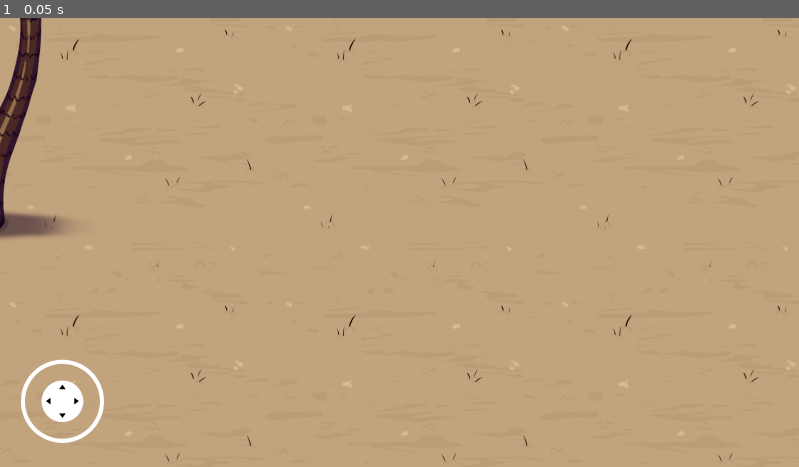
Above: before the commit, frame 1.
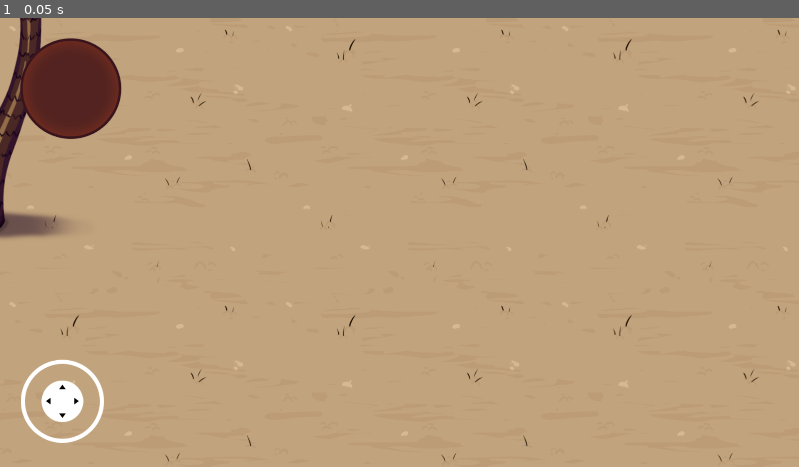
Above: after the commit, the same moment.

Repository: ezhor/Sevijam-4
Game: Godot game, scene res://Scenes/main.tscn
The game is run twice, just before and just after one commit, with the same random seed, the same clock (stepped at 60 frames per second) and the same inputs.
Inputs:
- Up to frame 1 (0.05 s): no input

The runs differ from the first frame. In frame 1, 2.2% of the frame differs, in the area x 2-16%, y 4-27%.

Commit message:
Working map

Diff:
--- /dev/null
+++ b/Scenes/UI/map_icon.tscn
@@ -0,0 +1,10 @@
+[gd_scene load_steps=3 format=3 uid="uid://b66u1uvcq6wc6"]
+
+[ext_resource type="Texture2D" uid="uid://dn3po8nsxy76n" path="res://Sprites/UI/people.png" id="1_tv8kb"]
+[ext_resource type="Script" uid="uid://dvh0yo2am6cot" path="res://Scripts/UI/MapIcon.gd" id="2_6n00y"]
+
+[node name="MapIcon" type="Sprite2D" node_paths=PackedStringArray("sprite")]
+texture = ExtResource("1_tv8kb")
+script = ExtResource("2_6n00y")
+sprite = NodePath(".")
+prefix = "enemy"
--- a/Scenes/main.tscn
+++ b/Scenes/main.tscn
@@ -1,10 +1,13 @@
-[gd_scene load_steps=8 format=4 uid="uid://dqjpsb701d25l"]
+[gd_scene load_steps=11 format=4 uid="uid://dqjpsb701d25l"]
 
 [ext_resource type="Script" uid="uid://mm3y2dhwin1m" path="res://Scripts/EnemiesManager.gd" id="1_jjgbg"]
 [ext_resource type="PackedScene" uid="uid://dkr0hu74buj3x" path="res://Scenes/objects/enemy.tscn" id="2_bo1nx"]
 [ext_resource type="Texture2D" uid="uid://l7h7b5k0xhon" path="res://Sprites/Enviroment/pelo0033.png" id="2_jjvhh"]
 [ext_resource type="Texture2D" uid="uid://0ajpro2yct2k" path="res://Sprites/Enviroment/tile_pelo_1.png" id="3_8gbba"]
 [ext_resource type="PackedScene" uid="uid://dmr0fcamx7t56" path="res://addons/virtual_joystick/virtual_joystick_scene.tscn" id="5_kry3j"]
+[ext_resource type="Texture2D" uid="uid://bgrv5wypxll5r" path="res://Sprites/UI/map-base.png" id="6_21xkr"]
+[ext_resource type="Script" uid="uid://bxbexi25vvgnl" path="res://Scripts/UI/Map.gd" id="6_344ge"]
+[ext_resource type="PackedScene" uid="uid://b66u1uvcq6wc6" path="res://Scenes/UI/map_icon.tscn" id="7_ynf5e"]
 
 [sub_resource type="TileSetAtlasSource" id="TileSetAtlasSource_8gbba"]
 texture = ExtResource("3_8gbba")
@@ -15,16 +18,16 @@
 tile_size = Vector2i(664, 664)
 sources/0 = SubResource("TileSetAtlasSource_8gbba")
 
-[node name="Node2D" type="Node2D"]
+[node name="Main" type="Node2D"]
 
-[node name="TileMapLayer" type="TileMapLayer" parent="."]
+[node name="Floor" type="TileMapLayer" parent="."]
 position = Vector2(15, -7)
 tile_map_data = PackedByteArray("AAABAAAAAAAAAAAAAAACAAAAAAAAAAAAAAADAAAAAAAAAAAAAAADAAEAAAAAAAAAAAACAAEAAAAAAAAAAAABAA …(4240 unchanged characters)…
 tile_set = SubResource("TileSet_jjvhh")
 
-[node name="Hair" type="Node2D" parent="TileMapLayer"]
+[node name="Hair" type="Node2D" parent="Floor"]
 
-[node name="Sprite2D" type="Sprite2D" parent="TileMapLayer/Hair"]
+[node name="Sprite2D" type="Sprite2D" parent="Floor/Hair"]
 texture = ExtResource("2_jjvhh")
 
 [node name="EnemiesManager" type="Node2D" parent="."]
@@ -34,4 +37,14 @@
 
 [node name="UI" type="CanvasLayer" parent="."]
 
+[node name="Map" type="Node2D" parent="UI"]
+position = Vector2(170, 170)
+script = ExtResource("6_344ge")
+bounds = 100.0
+icon = ExtResource("7_ynf5e")
+prefix = "position"
+
+[node name="Background" type="Sprite2D" parent="UI/Map"]
+texture = ExtResource("6_21xkr")
+
 [node name="Virtual Joystick" parent="UI" instance=ExtResource("5_kry3j")]
--- /dev/null
+++ b/Scenes/objects/bounds_manager.tscn
@@ -0,0 +1,7 @@
+[gd_scene load_steps=2 format=3 uid="uid://mc2qdsov1g70"]
+
+[ext_resource type="Script" uid="uid://ddvihdqfyw5io" path="res://Scripts/BoundsManager.gd" id="1_761e6"]
+
+[node name="BoundsManager" type="Node"]
+script = ExtResource("1_761e6")
+bounds = 1000.0
--- a/Scenes/objects/player.tscn
+++ b/Scenes/objects/player.tscn
@@ -1,13 +1,19 @@
 [gd_scene load_steps=3 format=3 uid="uid://bemol3e8ab0ey"]
 
 [ext_resource type="Script" uid="uid://dnp7wwvah536j" path="res://Scripts/Player.gd" id="1_cvnsp"]
-[ext_resource type="Texture2D" uid="uid://ccpx6px5wm0k6" path="res://Sprites/prueba.png" id="2_718o8"]
+
+[sub_resource type="SpriteFrames" id="SpriteFrames_87muf"]
+animations = [{
+"frames": [],
+"loop": true,
+"name": &"idle",
+"speed": 5.0
+}]
 
 [node name="Player" type="Node2D" node_paths=PackedStringArray("sprite", "timer")]
 script = ExtResource("1_cvnsp")
 speed = 500.0
-bounds = 1000
-sprite = NodePath("Sprite2D")
+sprite = NodePath("")
 prefix = "position"
 timer = NodePath("MovementTimer")
 metadata/_custom_type_script = "uid://dnp7wwvah536j"
@@ -16,9 +22,10 @@
 wait_time = 0.05
 autostart = true
 
-[node name="Sprite2D" type="Sprite2D" parent="."]
+[node name="Sprite2D" type="AnimatedSprite2D" parent="."]
 z_index = 1
-texture = ExtResource("2_718o8")
+sprite_frames = SubResource("SpriteFrames_87muf")
+animation = &"idle"
 offset = Vector2(75, 0)
 
 [node name="Camera2D" type="Camera2D" parent="."]
--- /dev/null
+++ b/Scripts/BoundsManager.gd
@@ -0,0 +1,3 @@
+extends Node
+
+@export var bounds: float
--- a/Scripts/IdentityManager.gd
+++ b/Scripts/IdentityManager.gd
@@ -4,11 +4,12 @@
 @export var colors: Array[Color]
 
 var identity: int
+var playerReference: Player
 
 func _on_prefixed_data(data: String):
 	identity = int(data.split("@")[2])
 	print("Identity: " + str(identity))
 
-	var instance: Player = player.instantiate() as Player
-	instance.initialize(identity)
-	add_child(instance)
+	playerReference = player.instantiate() as Player
+	playerReference.initialize(identity)
+	add_child(playerReference)
--- a/Scripts/Player.gd
+++ b/Scripts/Player.gd
@@ -2,7 +2,6 @@
 extends AbstractPlayer
 
 @export var speed: float = 1
-@export var bounds: int = 0
 
 var offset: float
 
@@ -21,8 +20,8 @@
 		sprite.offset.x = -offset
 
 	position = position + direction * speed * delta
-	if position.length() > bounds:
-		position = position.normalized() * bounds
+	if position.length() > BoundsManager.bounds:
+		position = position.normalized() * BoundsManager.bounds
 	send_data(str(position))
 
 func _on_prefixed_data(_data: String):
--- /dev/null
+++ b/Scripts/UI/Map.gd
@@ -0,0 +1,31 @@
+class_name Map
+extends NetworkObject
+
+@export var bounds: float
+@export var icon: PackedScene
+
+var icons: Array[Sprite2D]
+
+func _ready() -> void:
+	super._ready()
+	icons.resize(len(IdentityManager.colors))
+	for i in range(len(IdentityManager.colors)):
+		var instance: MapIcon = icon.instantiate() as MapIcon
+		instance.identity = i
+		instance.sprite.modulate = IdentityManager.colors[i]
+		instance.sprite.visible = false
+		add_child(instance)
+		icons[i] = instance.sprite
+
+func _physics_process(_delta: float) -> void:
+	var player: Player = IdentityManager.playerReference
+	if player != null:
+		var identity: int = IdentityManager.identity
+		icons[identity].position = (player.position / BoundsManager.bounds) * bounds
+		icons[identity].visible = true
+
+func _on_prefixed_data(data: String):
+	var i: int = int(data.split("@")[0])
+	var serialized_vector: String = data.split("@")[2]
+	var new_position: Vector2 = str_to_var("Vector2"+serialized_vector)
+	icons[i].position = (new_position / BoundsManager.bounds) * bounds
--- /dev/null
+++ b/Scripts/UI/MapIcon.gd
@@ -0,0 +1,10 @@
+class_name MapIcon
+extends NetworkObject
+
+@export var sprite: Sprite2D
+
+var identity: int
+
+func _on_prefixed_data(data: String):
+	if identity == int(data.split("@")[2]):
+		visible = !data.ends_with("destroy")
--- a/project.godot
+++ b/project.godot
@@ -17,6 +17,7 @@
 
 [autoload]
 
+BoundsManager="*res://Scenes/objects/bounds_manager.tscn"
 Connection="*res://Scenes/objects/connection.tscn"
 IdentityManager="*res://Scenes/objects/identity_manager.tscn"
 
Not shown, added: Scripts/BoundsManager.gd.uid
Not shown, added: Scripts/UI/Map.gd.uid
Not shown, added: Scripts/UI/MapIcon.gd.uid
Binary file added: Sprites/UI/map-base.png
Not shown, added: Sprites/UI/map-base.png.import
Binary file added: Sprites/UI/people.png
Not shown, added: Sprites/UI/people.png.import
Binary file added: addons/map-base.png
Not shown, added: addons/map-base.png.import
